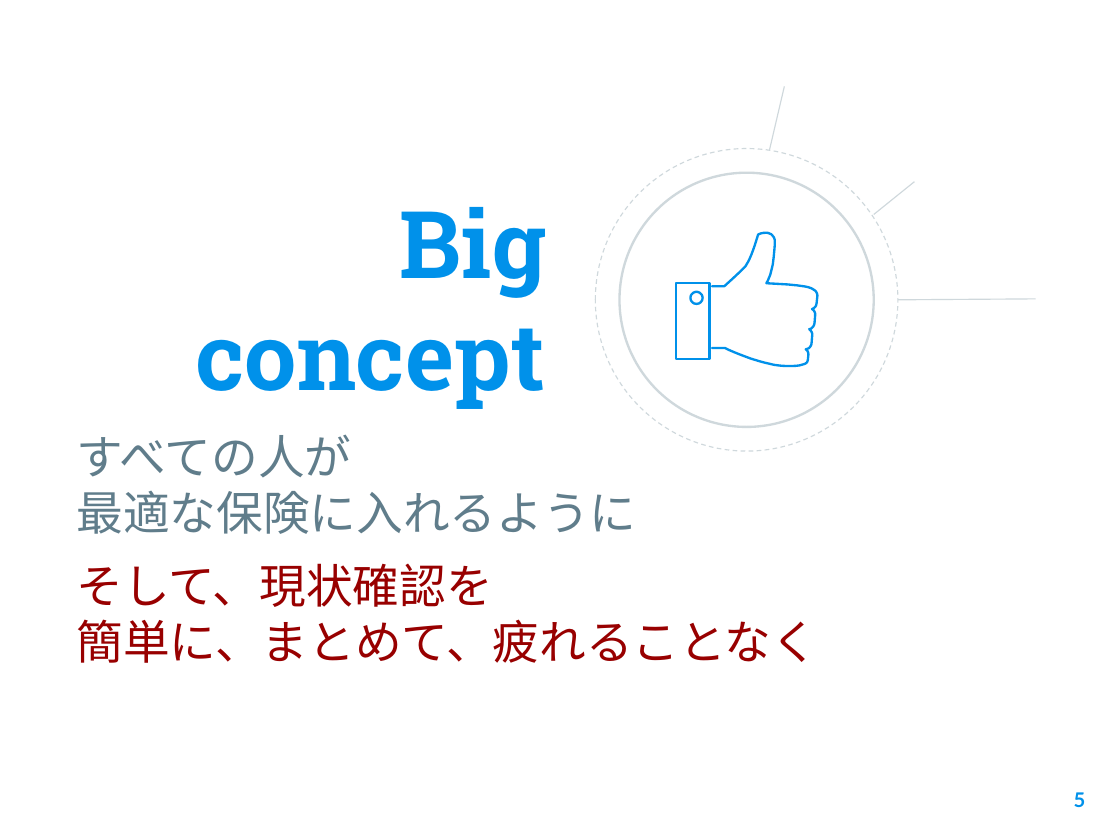
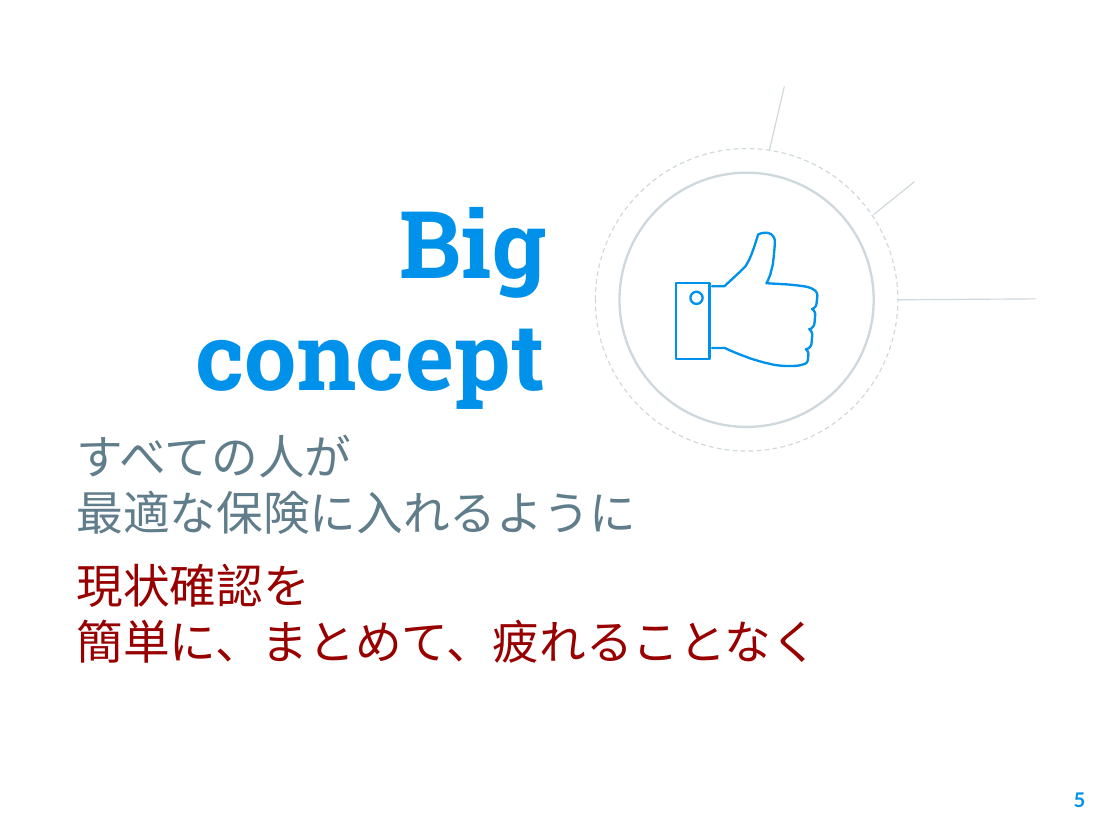
Before and after one commit to Orimai05/arritateam, a slide deck: slide 5 of slide/20190424-25_kaizen_bootcamp.pptx. Drawn at 1120x840 pixels with LibreOffice and Linux fonts; fonts in the diff are those of the drawing; background and template pictures are left out. Boxes give left, top, right and bottom in pixels: in the first picture for what was removed or moved away, otherwise in the second. Text is boxed around its words. In the diff, an @@ line names an element or a change of style, - is before the commit and + after.

Commit message:
パワポ資料修正（concept）の接続詞を微調整

```diff
--- a/slide/20190424-25_kaizen_bootcamp.pptx
+++ b/slide/20190424-25_kaizen_bootcamp.pptx
@@ subtitle at bbox=[77, 563, 310, 607]: text changed @@
-そして、現状確認を
+現状確認を
```
Also in this commit, not shown: 1 other file.
